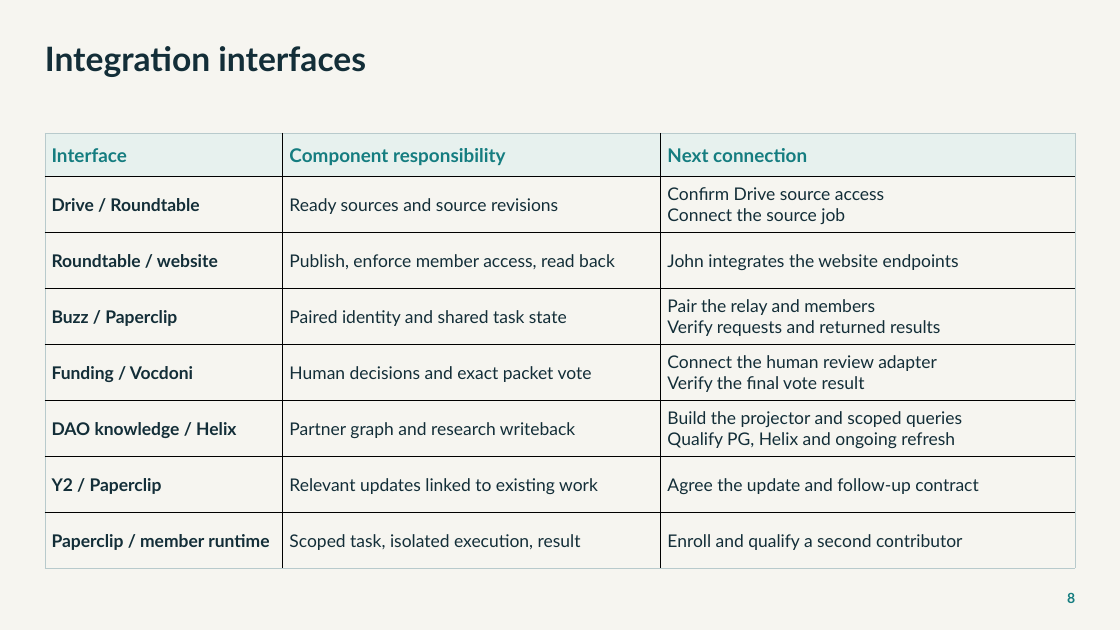
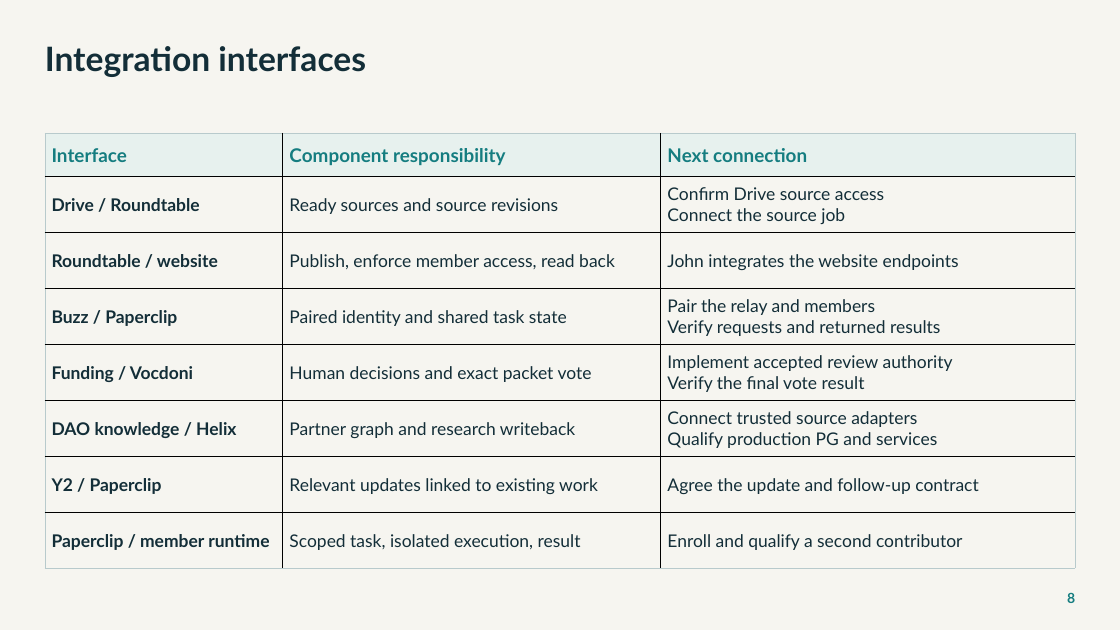
Before and after one commit to NetRxn/Inertia, a slide deck: slide 8 of Inertia-Architecture.pptx. Drawn at 1120x630 pixels with LibreOffice and Linux fonts; fonts in the diff are those of the drawing. Boxes give left, top, right and bottom in pixels: in the first picture for what was removed or moved away, otherwise in the second. Text is boxed around its words. In the diff, an @@ line names an element or a change of style, - is before the commit and + after.

```diff
--- a/Inertia-Architecture.pptx
+++ b/Inertia-Architecture.pptx
@@ table at (45, 133, 1075, 568) @@
-row 5, column 3: Connect the human review adapter / Verify the final vote result
+row 5, column 3: Implement accepted review authority / Verify the final vote result
-row 6, column 3: Build the projector and scoped queries / Qualify PG, Helix and ongoing refresh
+row 6, column 3: Connect trusted source adapters / Qualify production PG and services
```
Also in this commit, not shown: 5 other slides changed, 27 other files.
